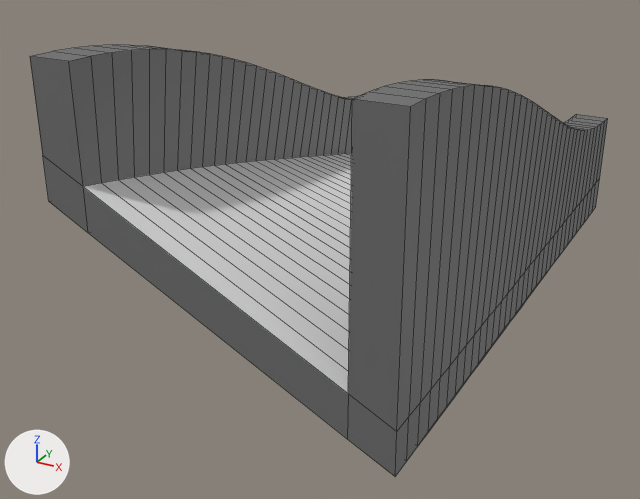
Before and after pictures for a commit that changed the FBX model Models/track_tileset_pieces/blockin/blockin_slanttransition_steep_32x64_left_wall_sides.fbx.
Both versions are drawn from a 50 mm lens placed at (4.43, -11.72, 4.55), pointed at (-0.47, -2.8, 0.09). Lighting does not change. The marker at lower left points along +X, +Y and +Z. Mesh edges are drawn as thin lines. Where no turn or scale is listed for an object, it has been applied to the vertices.

Names of what the first picture shows: 'slanttransition_steep_32x64_left_wall_sides'.
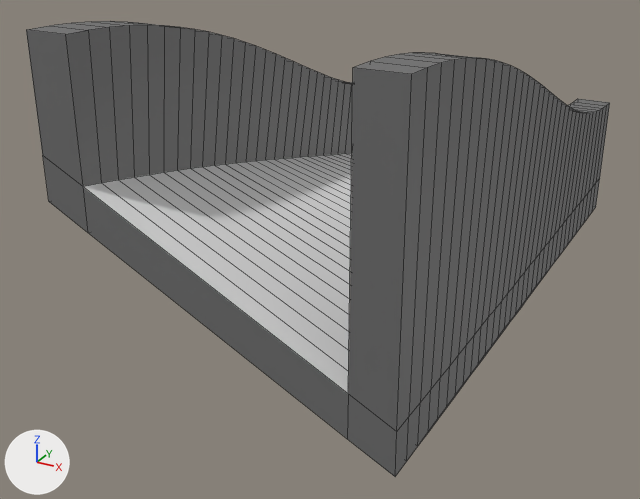
Where the change shows, as pixel boxes (x1, y1, x2, y2) in the pictures (640 x 499 px; the box of a moved part takes in the faces that stretch with it):
'slanttransition_steep_32x64_left_wall_sides', reshaped
    before: (30, 45, 608, 477)
    after: (26, 21, 610, 477)
part 1 of me_slanttransition_steep_32x64_left_wall_sides, moved or reshaped
    before: (30, 45, 358, 186)
    after: (26, 21, 353, 186)
part 2 of me_slanttransition_steep_32x64_left_wall_sides, moved or reshaped
    before: (348, 80, 608, 432)
    after: (348, 53, 610, 432)

Patch to the scene script:
```diff
--- a/Models/track_tileset_pieces/blockin/blockin_slanttransition_steep_32x64_left_wall_sides.fbx.py
+++ b/Models/track_tileset_pieces/blockin/blockin_slanttransition_steep_32x64_left_wall_sides.fbx.py
@@ me_slanttransition_steep_32x64_left_wall_sides @@
 # used by ob_slanttransition_steep_32x64_left_wall_sides; location = (0.0, 0.0, 0.0)
-me_slanttransition_steep_32x64_left_wall_sides.from_pydata(...)  # 440 vertices, 406 faces; spans x -1.92..1.92, y -5.76..1.92, z -0.48..2.88
+me_slanttransition_steep_32x64_left_wall_sides.from_pydata(...)  # 440 vertices, 406 faces; spans x -1.92..1.92, y -5.76..1.92, z -0.48..3.12
+# me_slanttransition_steep_32x64_left_wall_sides part 1: 68 of the vertices in x -1.92..-1.44, y -5.76..1.92, z 0.96..2.88 are moved by (0.0, 0.0, 0.24)
+# me_slanttransition_steep_32x64_left_wall_sides part 2: all 68 vertices in x 1.44..1.92, y -5.76..1.92, z 0.96..2.88 are moved by (0.0, 0.0, 0.24)
 me_slanttransition_steep_32x64_left_wall_sides.materials.append(mat_wall)
```
